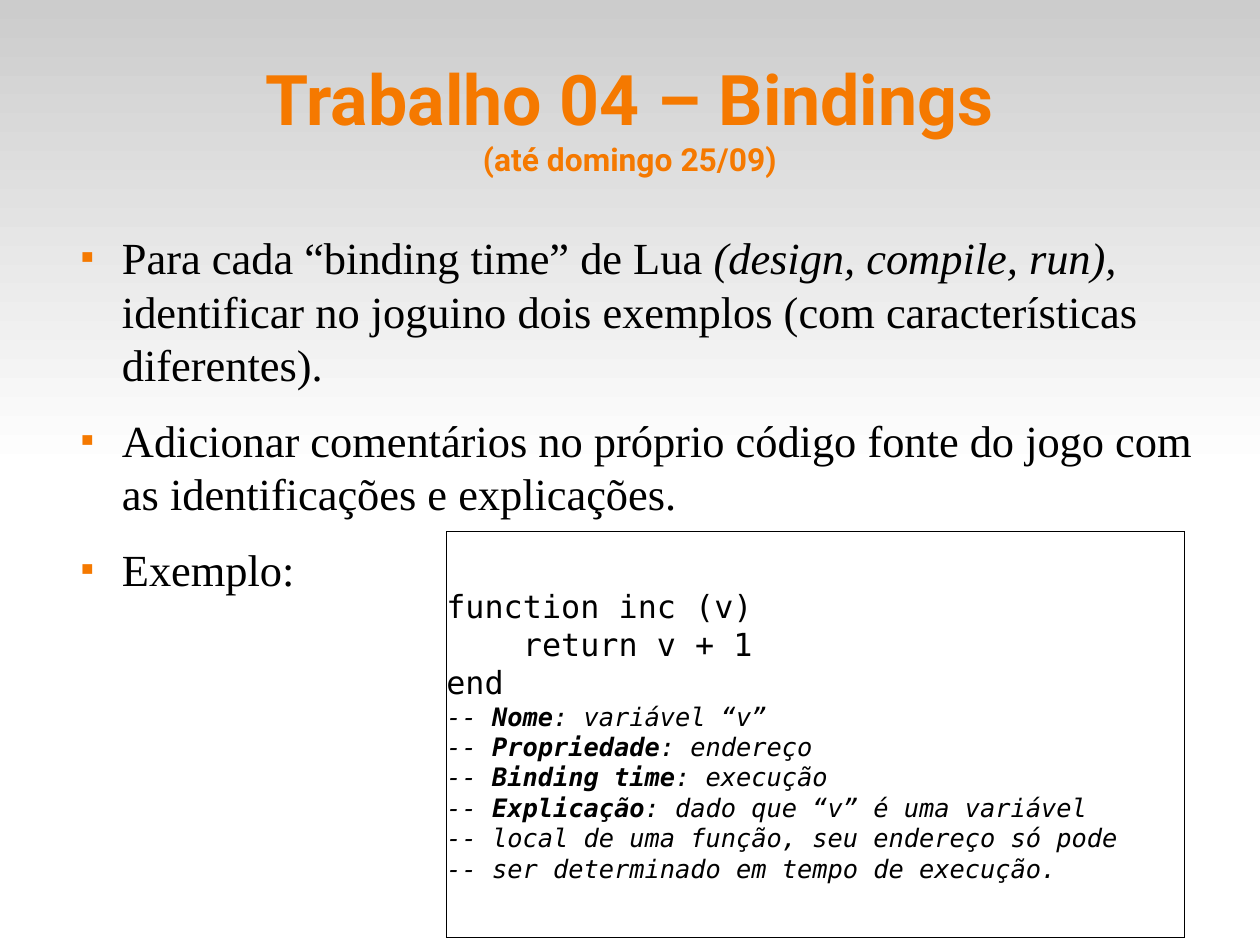
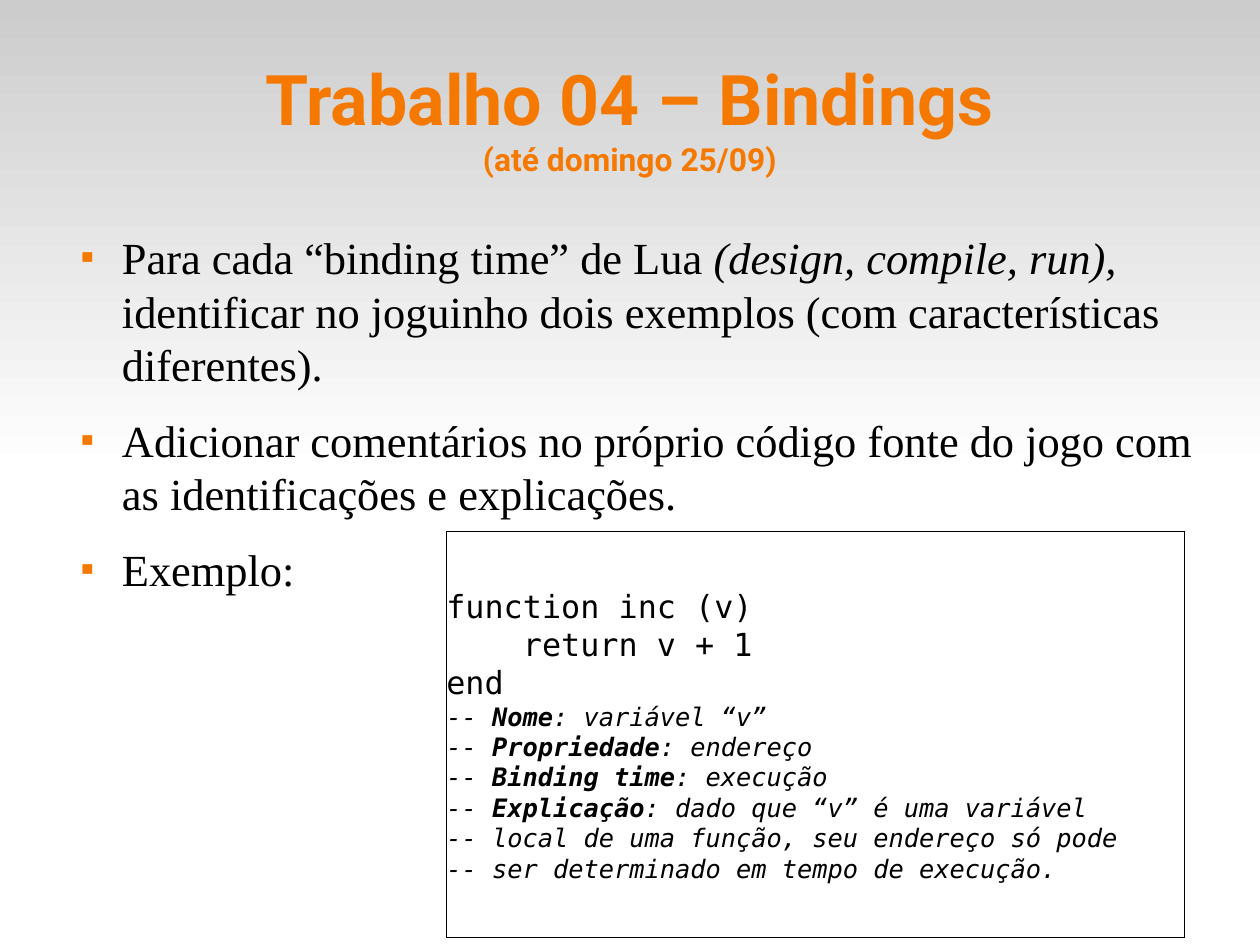
Before and after one commit to fsantanna-uerj/EDL, a slide deck: slide 10 of slides/edl-00.odp. Drawn at 1260x945 pixels with LibreOffice and Linux fonts; fonts in the diff are those of the drawing. Boxes give left, top, right and bottom in pixels: in the first picture for what was removed or moved away, otherwise in the second. Text is boxed around its words. In the diff, an @@ line names an element or a change of style, - is before the commit and + after.

```diff
--- a/slides/edl-00.odp
+++ b/slides/edl-00.odp
@@ text at (122,243,1159,390): text changed @@
-■ Para cada “binding time” de Lua (design, compile, run), identificar no joguino dois exemplos (com características diferentes).
+■ Para cada “binding time” de Lua (design, compile, run), identificar no joguinho dois exemplos (com características diferentes).
```
Also in this commit, not shown: 20 other files.
